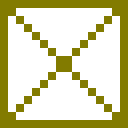
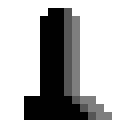
Layer changes from the first 128 x 128 image to the second:
renamed "speed upgrade" to "clock", moved it into group "speed upgrade", painted on it over [0, 0, 128, 128]
showed "magsize upgrade", painted on it over [0, 0, 128, 128]
